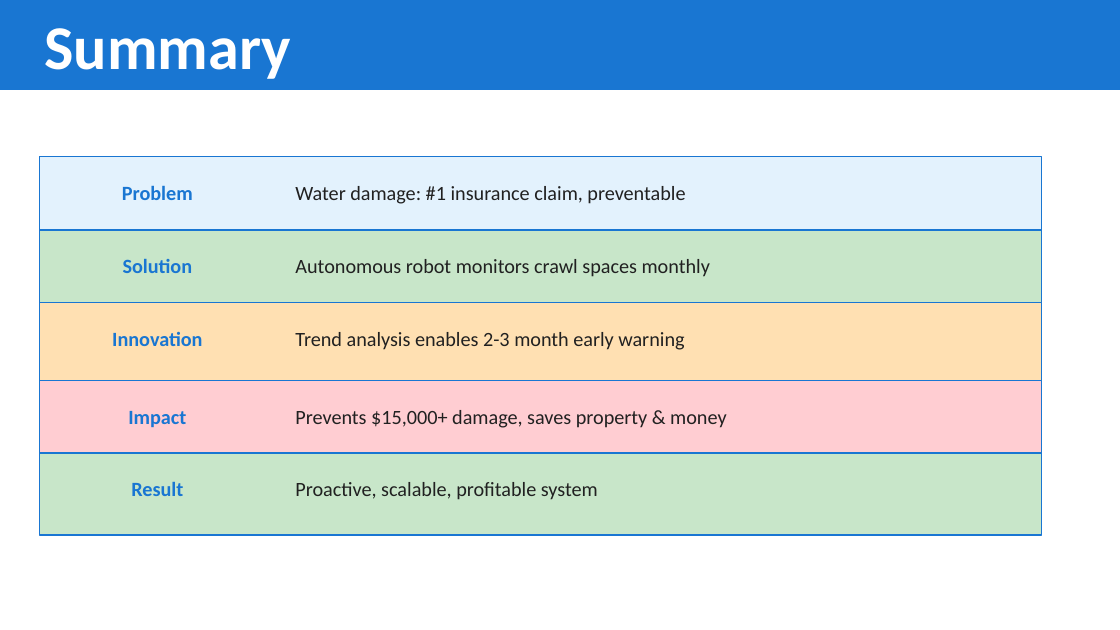
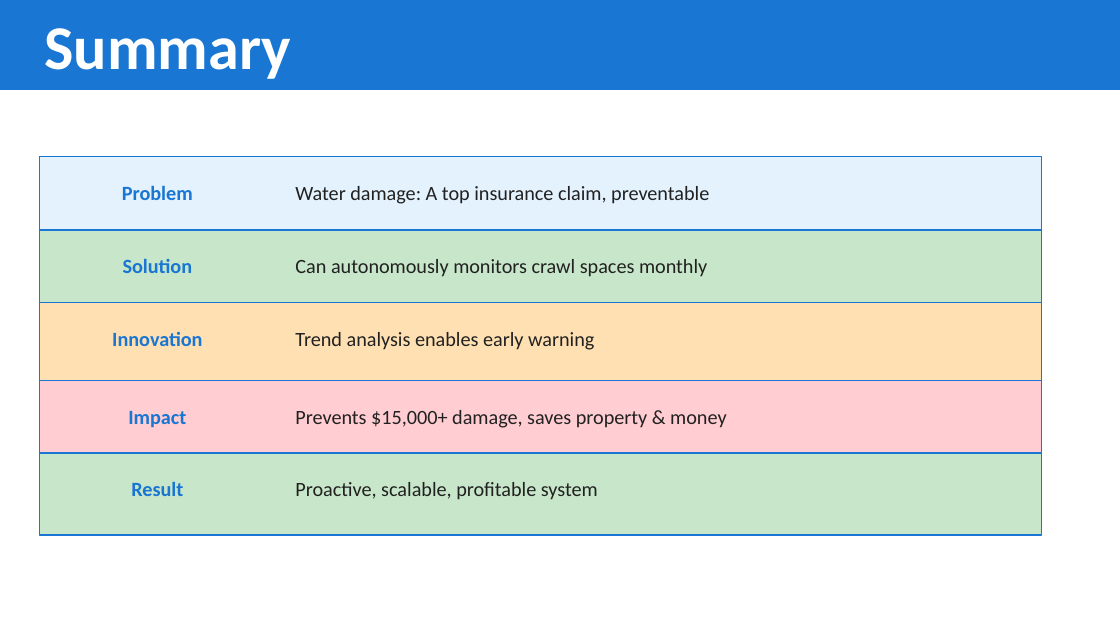
Before and after one commit to charlieM044/SIT210, a slide deck: slide 14 of task 6.1/presentation.pptx (slide 13 before the commit). Drawn at 1120x630 pixels with LibreOffice and Linux fonts; fonts in the diff are those of the drawing. Boxes give left, top, right and bottom in pixels: in the first picture for what was removed or moved away, otherwise in the second. Text is boxed around its words. In the diff, an @@ line names an element or a change of style, - is before the commit and + after.

```diff
--- a/task 6.1/presentation.pptx
+++ b/task 6.1/presentation.pptx
@@ text at <box>295,186,709,204</box>: text changed @@
-Water damage: #1 insurance claim, preventable
+Water damage: A top insurance claim, preventable
@@ text at <box>295,259,707,277</box>: text changed @@
-Autonomous robot monitors crawl spaces monthly
+Can autonomously monitors crawl spaces monthly
@@ text at <box>295,332,594,350</box>: text changed @@
-Trend analysis enables 2-3 month early warning
+Trend analysis enables early warning
```
Also in this commit, not shown: 5 other slides changed, 1 slide added, 4 other files.
